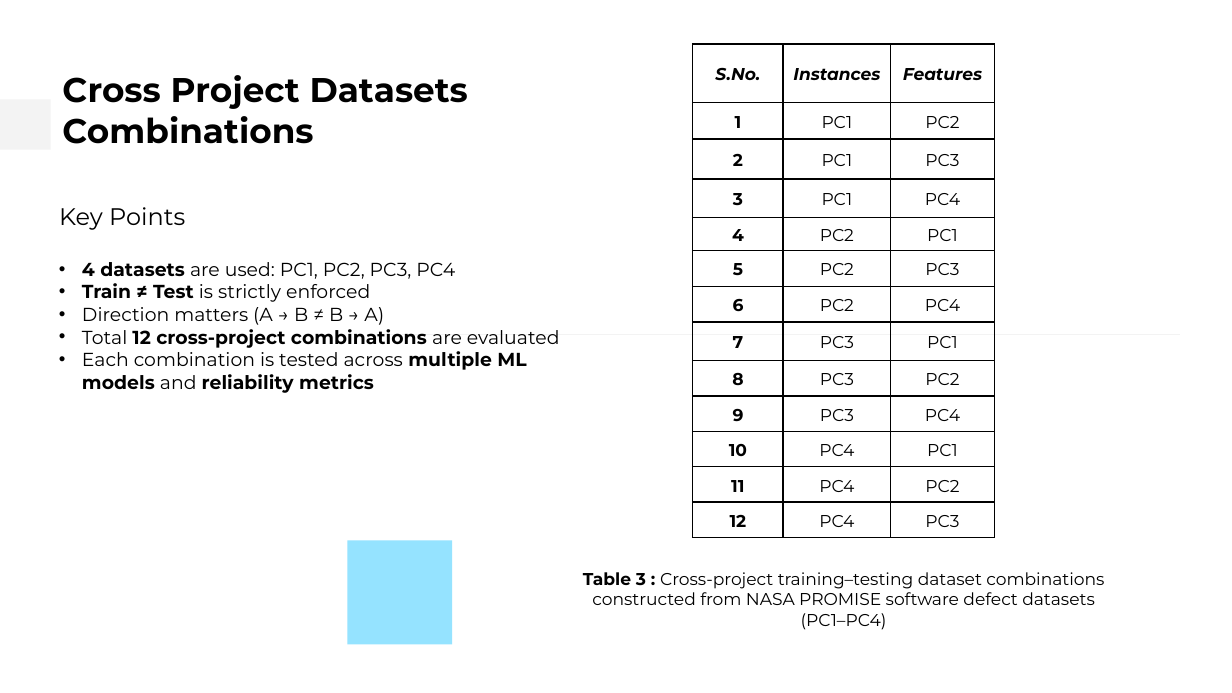
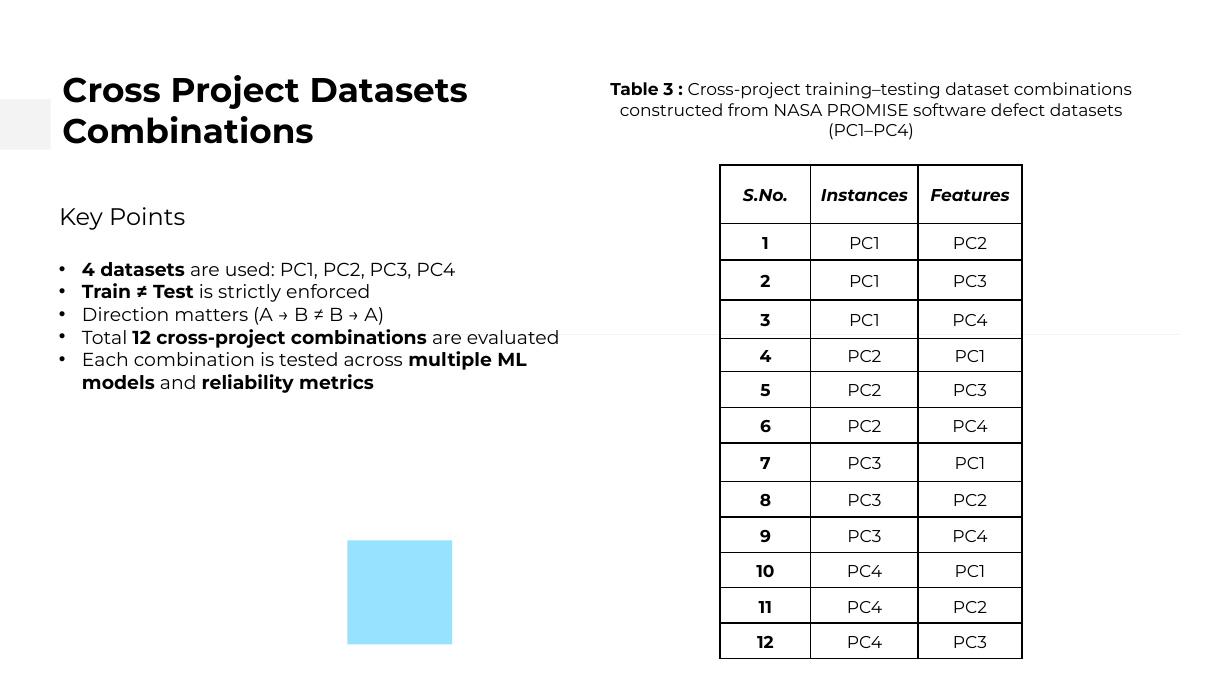
Before and after one commit to uditjain100/TrustX-Defect, a slide deck: slide 8 of Documentation/24CSM1R23_Mid_4th.pptx. Drawn at 1232x693 pixels with LibreOffice and Linux fonts; fonts in the diff are those of the drawing. Boxes give left, top, right and bottom in pixels: in the first picture for what was removed or moved away, otherwise in the second. Text is boxed around its words. In the diff, an @@ line names an element or a change of style, - is before the commit and + after.

```diff
--- a/Documentation/24CSM1R23_Mid_4th.pptx
+++ b/Documentation/24CSM1R23_Mid_4th.pptx
@@ subtitle "Table 3 : Cross-project training–testing ...": place and size @@
-subtitle "Table 3 : Cross-project training–testing ..." at box(583, 572, 1104, 630)
+subtitle "Table 3 : Cross-project training–testing ..." at box(610, 82, 1132, 140)
@@ table: place and size @@
-table at box(692, 44, 994, 538)
+table at box(721, 165, 1023, 659)
```
Also in this commit, not shown: 5 other slides changed, 1 slide added, 1 other file.
